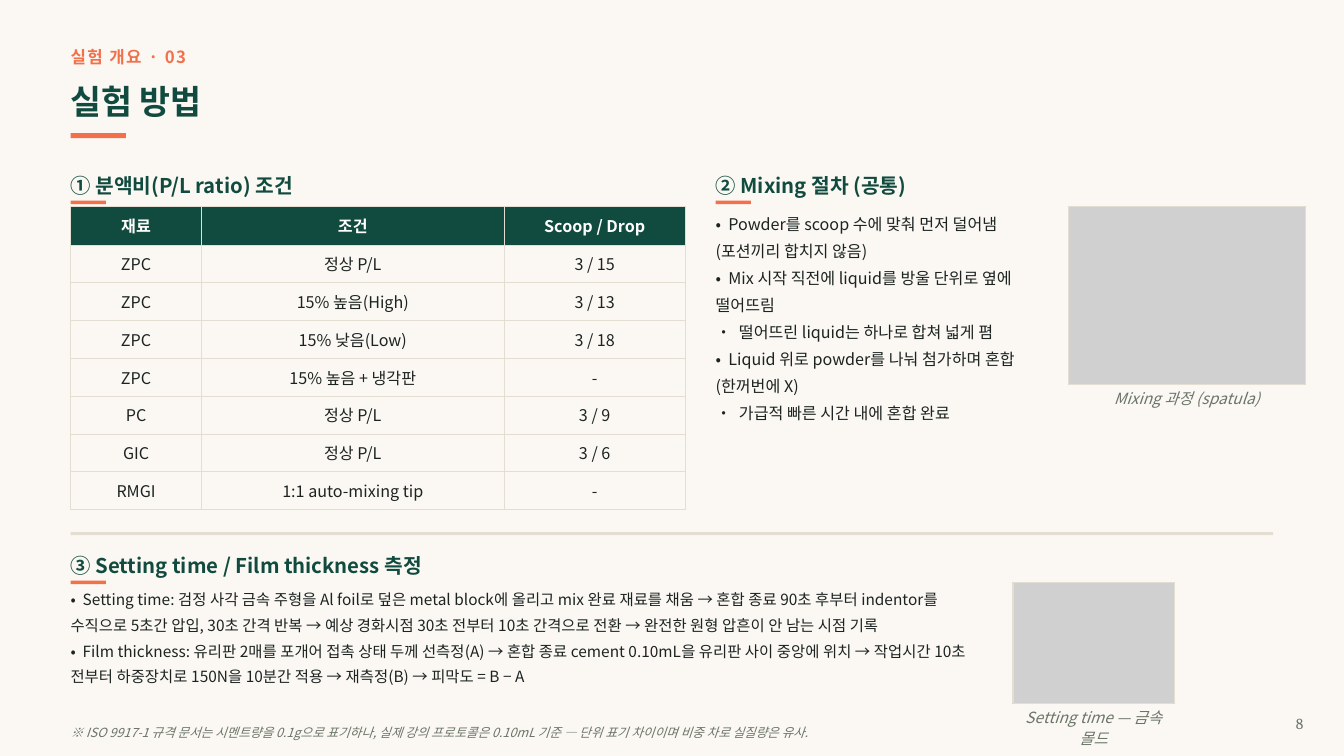
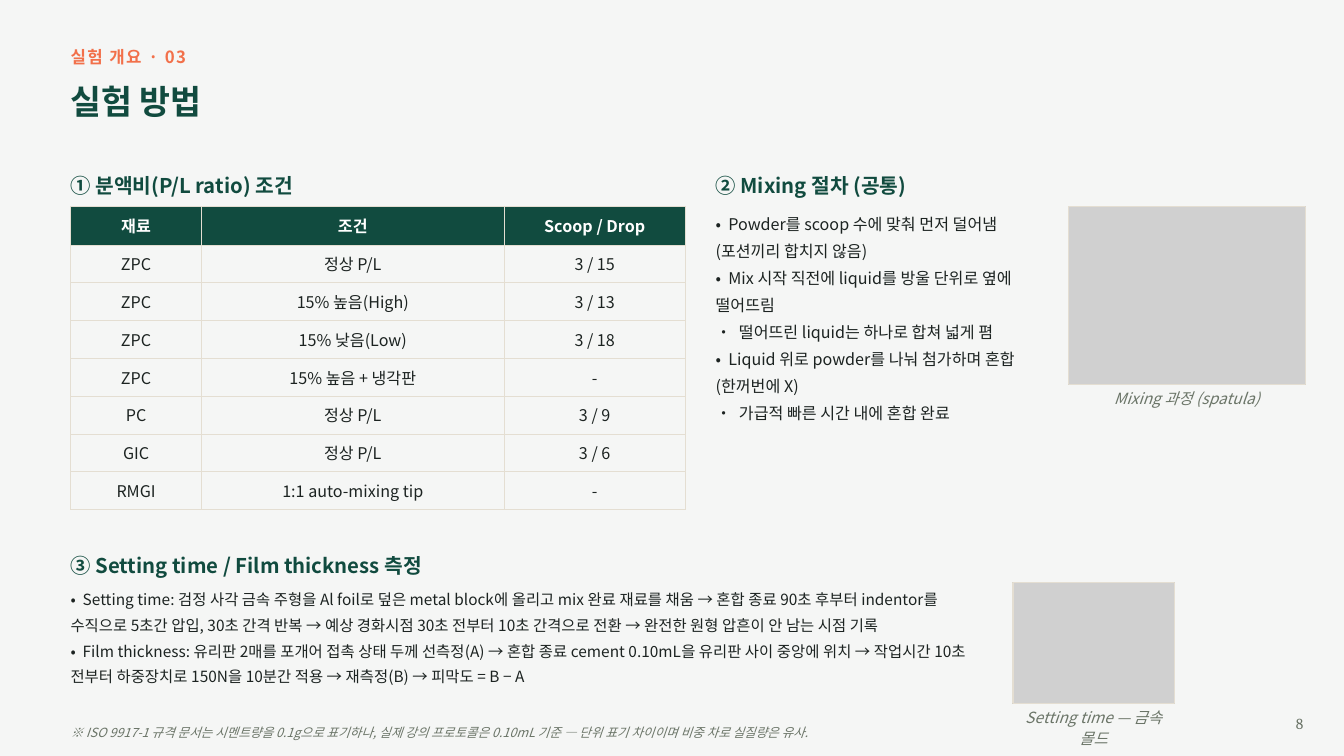
Before and after one commit to yojokem/-, a slide deck: slide 8 of 수복치과재료학실험/수복치과재료학실험_DentalCements_20260922.pptx. Drawn at 1344x756 pixels with LibreOffice and Linux fonts; fonts in the diff are those of the drawing; grey boxes stand for pictures. Boxes give left, top, right and bottom in pixels: in the first picture for what was removed or moved away, otherwise in the second. Text is boxed around its words. In the diff, an @@ line names an element or a change of style, - is before the commit and + after.

```diff
--- a/수복치과재료학실험/수복치과재료학실험_DentalCements_20260922.pptx
+++ b/수복치과재료학실험/수복치과재료학실험_DentalCements_20260922.pptx
@@ background #FBF8F3 to #F5F6F5 @@
@@ rectangle removed at (x1=71, y1=133, x2=126, y2=138) @@
@@ rectangle removed at (x1=71, y1=201, x2=106, y2=205) @@
@@ rectangle removed at (x1=716, y1=201, x2=751, y2=205) @@
@@ rectangle removed at (x1=71, y1=532, x2=1273, y2=535) @@
@@ rectangle removed at (x1=71, y1=581, x2=106, y2=585) @@
```
Also in this commit, not shown: 12 other slides changed, 1 other file.
